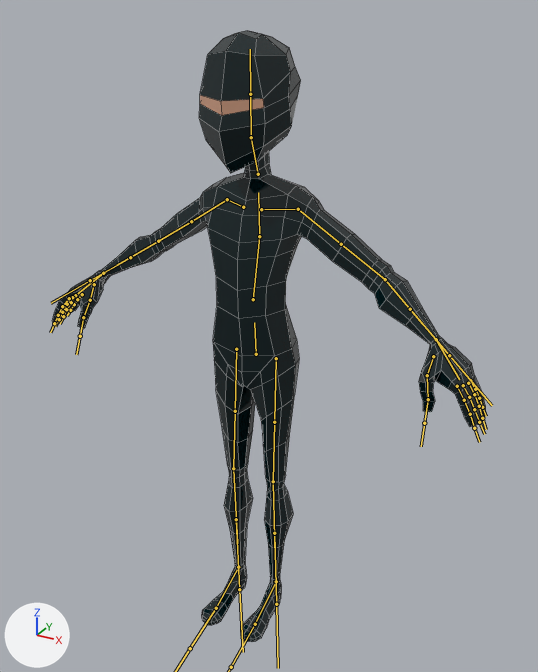
The FBX model Assets/Models/LowpolyNinja.fbx as it was, and as the next commit left it.
Camera for both pictures: a 50 mm camera at (0.94, -1.589, 1.732) aimed at (0.039, 0.049, 0.913). The lights are fixed; the arrows at lower left show +X, +Y and +Z. The bones that bend it are drawn over the model as lines. Mesh edges are drawn as thin lines.

Names of what the first picture shows: 'Body'.
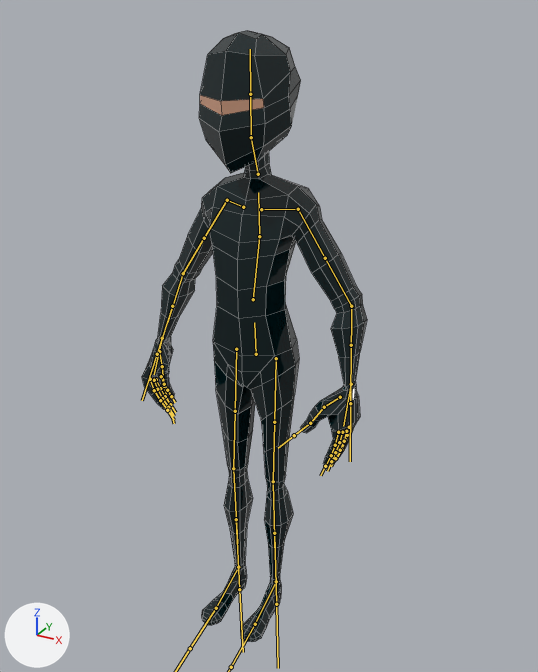
The newer file adds an action. The first version stands in its rest pose; the second is drawn at frame 1 of the action 'root|Gravity Force'.

What differs and where, as boxes (x1, y1, x2, y2) in the pictures (538 x 672 px):
```json
{"object": "Body", "change": "posed", "before": [53, 30, 486, 642], "after": [142, 30, 367, 642], "on screen": "48% narrower"}
{"bone": "arm_stretch.r", "before": "(227, 199) to (191, 221)", "after": "(227, 200) to (204, 238)"}
{"bone": "forearm_stretch.r", "before": "(158, 241) to (117, 265)", "after": "(183, 273) to (167, 322)"}
{"bone": "c_thumb1.r", "before": "(94, 284) to (90, 300)", "after": "(159, 351) to (162, 366)"}
{"bone": "c_pinky1.r", "before": "(82, 294) to (77, 299)", "after": "(161, 376) to (164, 384)"}
{"bone": "c_ring1.r", "before": "(75, 295) to (71, 302)", "after": "(156, 379) to (160, 388)"}
{"bone": "c_middle1.r", "before": "(72, 297) to (67, 304)", "after": "(154, 380) to (157, 389)"}
{"bone": "c_index1.r", "before": "(69, 298) to (62, 306)", "after": "(150, 379) to (154, 390)"}
{"bone": "arm_stretch.l", "before": "(298, 209) to (341, 244)", "after": "(298, 209) to (325, 258)"}
{"bone": "forearm_stretch.l", "before": "(385, 279) to (422, 324)", "after": "(351, 306) to (351, 364)"}
```

The change, as JSON lines over the scene's bpy script:
```json
{"block": "bone_arm_stretch_r", "where": "bone_arm_stretch_r = bpy.data.objects['root'].pose.bones['arm_stretch.r']  # child of 'shoulder.r'"}
{"op": "set", "path": "bone_arm_stretch_r.rotation_quaternion", "old": "(1.0, 0.0, 0.0, 0.0)", "new": "(0.978, 0.207, -0.004, -0.006)", "note": "degrees (0, 0, 0) -> degrees (24, 0, -1)"}
{"block": "bone_forearm_stretch_r", "where": "bone_forearm_stretch_r = bpy.data.objects['root'].pose.bones['forearm_stretch.r']  # child of 'arm_stretch.r'"}
{"op": "set", "path": "bone_forearm_stretch_r.rotation_quaternion", "old": "(1.0, 0.0, 0.0, 0.0)", "new": "(0.982, 0.179, 0.061, -0.006)", "note": "degrees (0, 0, 0) -> degrees (21, 7, 1)"}
{"block": "bone_c_thumb1_r", "where": "bone_c_thumb1_r = bpy.data.objects['root'].pose.bones['c_thumb1.r']  # child of 'hand.r'"}
{"op": "set", "path": "bone_c_thumb1_r.rotation_quaternion", "old": "(1.0, 0.0, 0.0, 0.0)", "new": "(0.992, -0.09, -0.073, -0.049)", "note": "degrees (0, 0, 0) -> degrees (-10, -9, -5)"}
{"block": "bone_c_pinky1_r", "where": "bone_c_pinky1_r = bpy.data.objects['root'].pose.bones['c_pinky1.r']  # child of 'hand.r'"}
{"op": "set", "path": "bone_c_pinky1_r.location", "old": "(0.0, 0.0, 0.0)", "new": "(-0.1, 0.2, 0.7)"}
{"op": "set", "path": "bone_c_pinky1_r.rotation_quaternion", "old": "(1.0, 0.0, 0.0, 0.0)", "new": "(0.962, -0.246, -0.118, 0.006)", "note": "degrees (0, 0, 0) -> degrees (-29, -13, 4)"}
{"block": "bone_c_ring1_r", "where": "bone_c_ring1_r = bpy.data.objects['root'].pose.bones['c_ring1.r']  # child of 'hand.r'"}
{"op": "set", "path": "bone_c_ring1_r.location", "old": "(0.0, 0.0, 0.0)", "new": "(-0.1, 0.2, 0.1)"}
{"op": "set", "path": "bone_c_ring1_r.rotation_quaternion", "old": "(1.0, 0.0, 0.0, 0.0)", "new": "(0.971, -0.212, -0.107, 0.0)", "note": "degrees (0, 0, 0) -> degrees (-25, -12, 3)"}
{"block": "bone_c_middle1_r", "where": "bone_c_middle1_r = bpy.data.objects['root'].pose.bones['c_middle1.r']  # child of 'hand.r'"}
{"op": "set", "path": "bone_c_middle1_r.location", "old": "(0.0, 0.0, 0.0)", "new": "(0.0, -0.1, -0.3)"}
{"op": "set", "path": "bone_c_middle1_r.rotation_quaternion", "old": "(1.0, 0.0, 0.0, 0.0)", "new": "(0.971, -0.217, -0.095, 0.008)", "note": "degrees (0, 0, 0) -> degrees (-26, -10, 3)"}
{"block": "bone_c_index1_r", "where": "bone_c_index1_r = bpy.data.objects['root'].pose.bones['c_index1.r']  # child of 'hand.r'"}
{"op": "set", "path": "bone_c_index1_r.location", "old": "(0.0, 0.0, 0.0)", "new": "(0.1, -0.2, -0.5)"}
{"op": "set", "path": "bone_c_index1_r.rotation_quaternion", "old": "(1.0, 0.0, 0.0, 0.0)", "new": "(0.971, -0.219, -0.091, 0.011)", "note": "degrees (0, 0, 0) -> degrees (-26, -10, 4)"}
{"block": "bone_arm_stretch_l", "where": "bone_arm_stretch_l = bpy.data.objects['root'].pose.bones['arm_stretch.l']  # child of 'shoulder.l'"}
{"op": "set", "path": "bone_arm_stretch_l.rotation_quaternion", "old": "(1.0, 0.0, 0.0, 0.0)", "new": "(0.977, 0.214, 0.005, 0.008)", "note": "degrees (0, 0, 0) -> degrees (25, 0, 1)"}
{"block": "bone_forearm_stretch_l", "where": "bone_forearm_stretch_l = bpy.data.objects['root'].pose.bones['forearm_stretch.l']  # child of 'arm_stretch.l'"}
{"op": "set", "path": "bone_forearm_stretch_l.rotation_quaternion", "old": "(1.0, 0.0, 0.0, 0.0)", "new": "(0.982, 0.179, -0.063, 0.006)", "note": "degrees (0, 0, 0) -> degrees (21, -7, -1)"}
```
